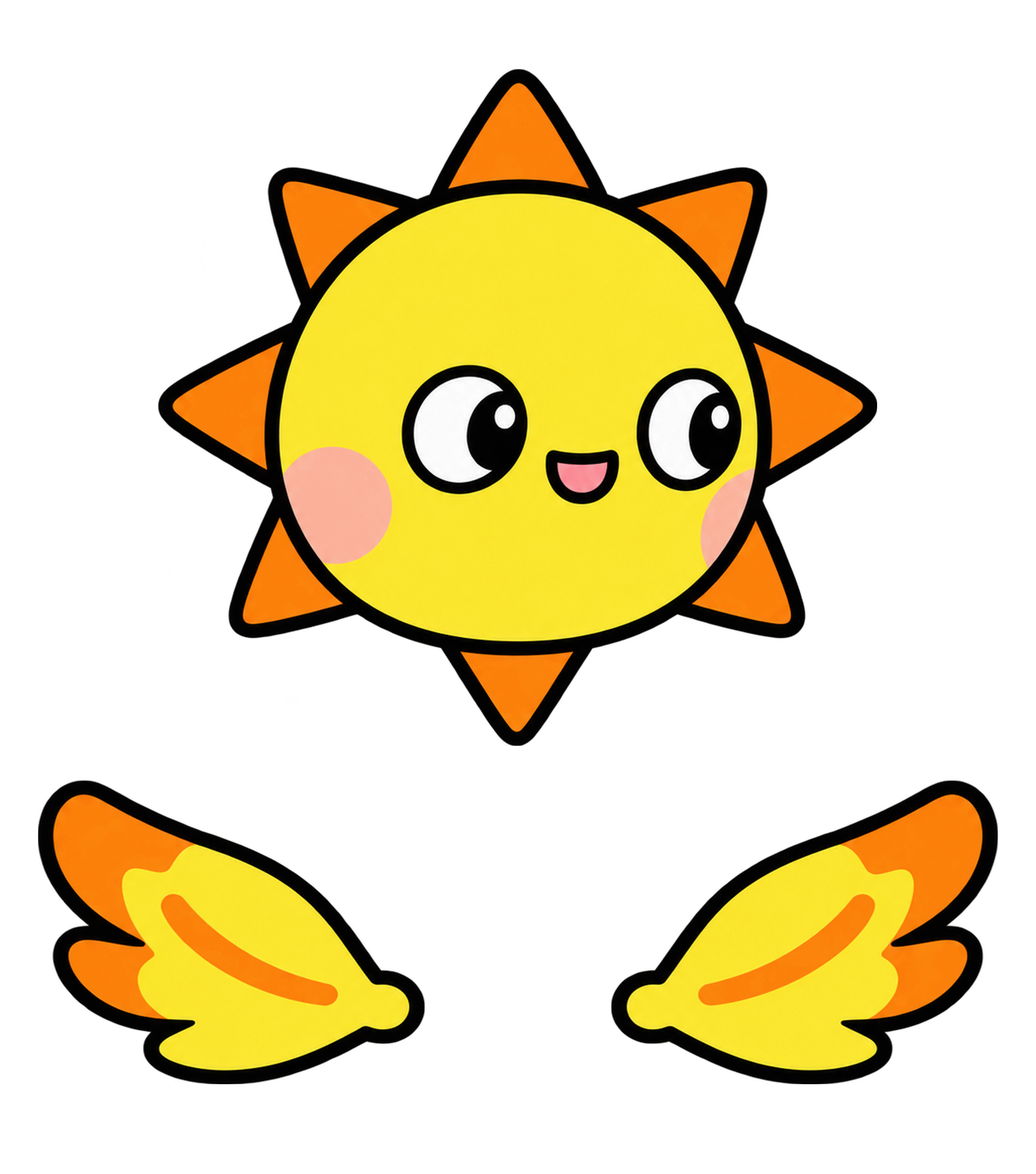
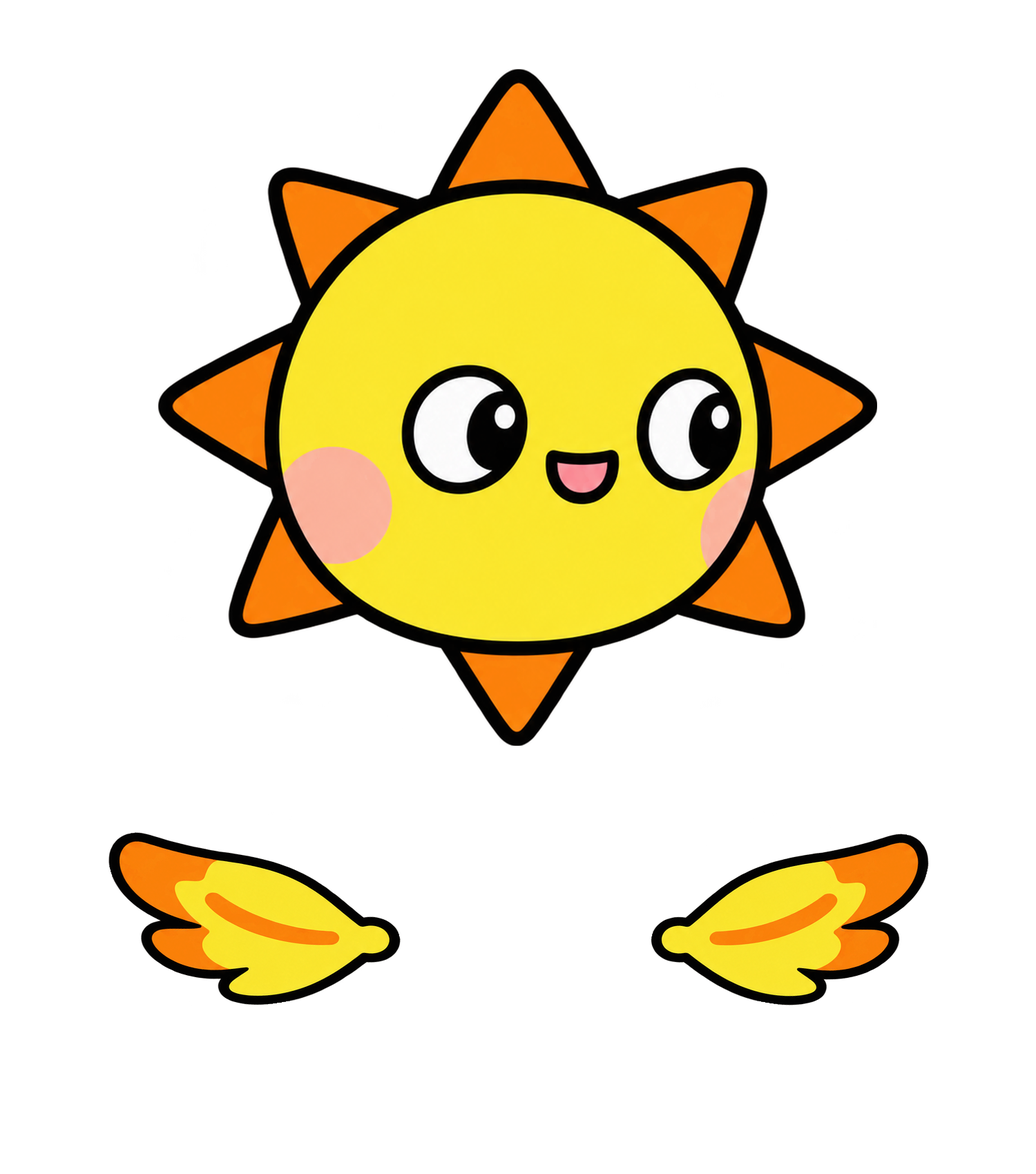
Before/after of a 1036×1174 layered artwork. What changed in the layer stack:
painted on "날개1" over [37, 780, 425, 1084]
painted on "날개2" over [611, 780, 998, 1084]
